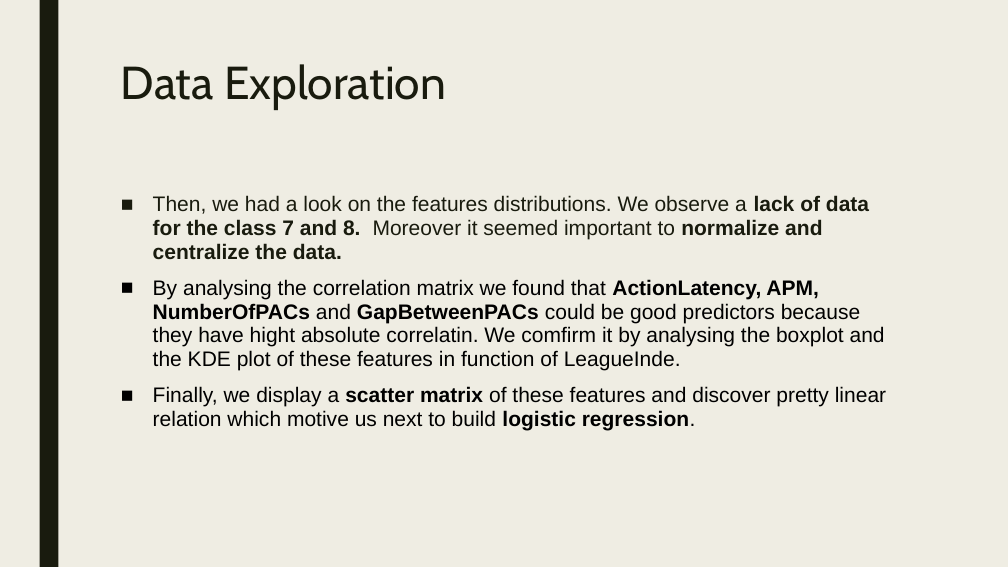
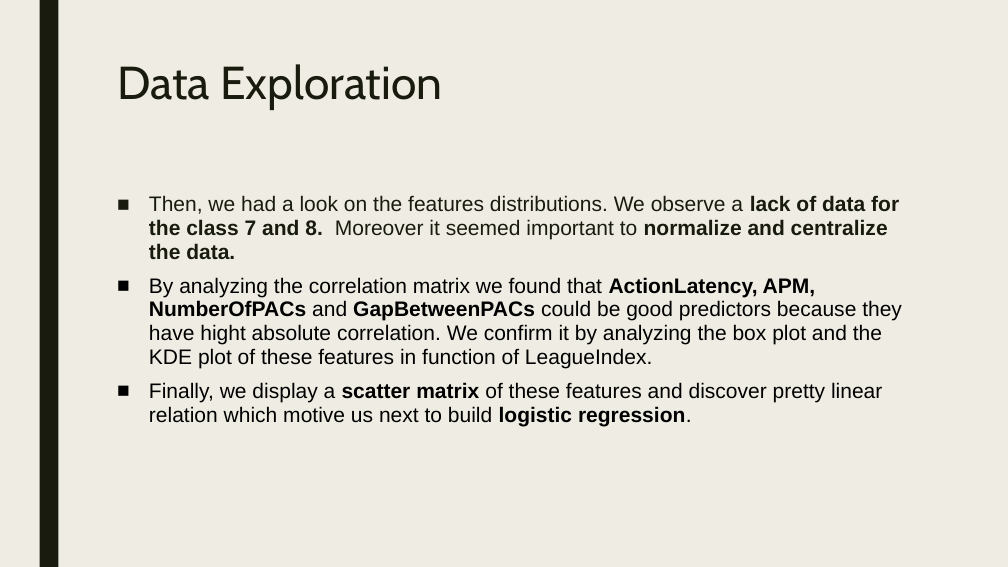
Before and after one commit to VictorGoubet/Dataset-Analysis, a slide deck: slide 4 of Powerpoint.pptx. Drawn at 1008x567 pixels with LibreOffice and Linux fonts; fonts in the diff are those of the drawing. Boxes give left, top, right and bottom in pixels: in the first picture for what was removed or moved away, otherwise in the second. Text is boxed around its words. In the diff, an @@ line names an element or a change of style, - is before the commit and + after.

```diff
--- a/Powerpoint.pptx
+++ b/Powerpoint.pptx
@@ title "Data Exploration": place and size @@
-title "Data Exploration" at bbox=[121, 64, 446, 110]
+title "Data Exploration" at bbox=[117, 64, 442, 110]
@@ text at bbox=[149, 195, 899, 426]: less space between paragraphs @@
@@ text at bbox=[149, 277, 902, 368]: text changed @@
-■ By analysing the correlation matrix we found that ActionLatency, APM, NumberOfPACs and GapBetweenPACs could be good predictors because they have hight absolute correlatin. We comfirm it by analysing the boxplot and the KDE plot of these features in function of LeagueInde.
+■ By analyzing the correlation matrix we found that ActionLatency, APM, NumberOfPACs and GapBetweenPACs could be good predictors because they have hight absolute correlation. We confirm it by analyzing the box plot and the KDE plot of these features in function of LeagueIndex.
```
Also in this commit, not shown: 8 other slides changed.
